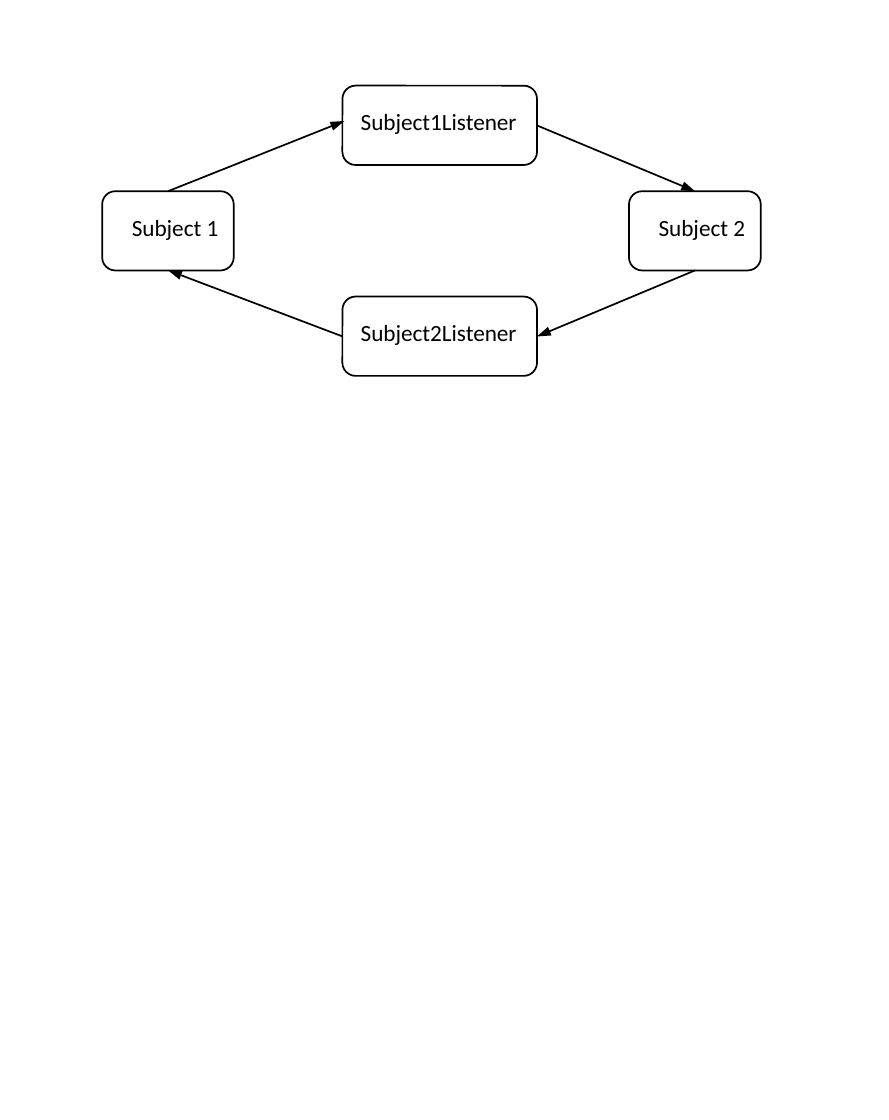
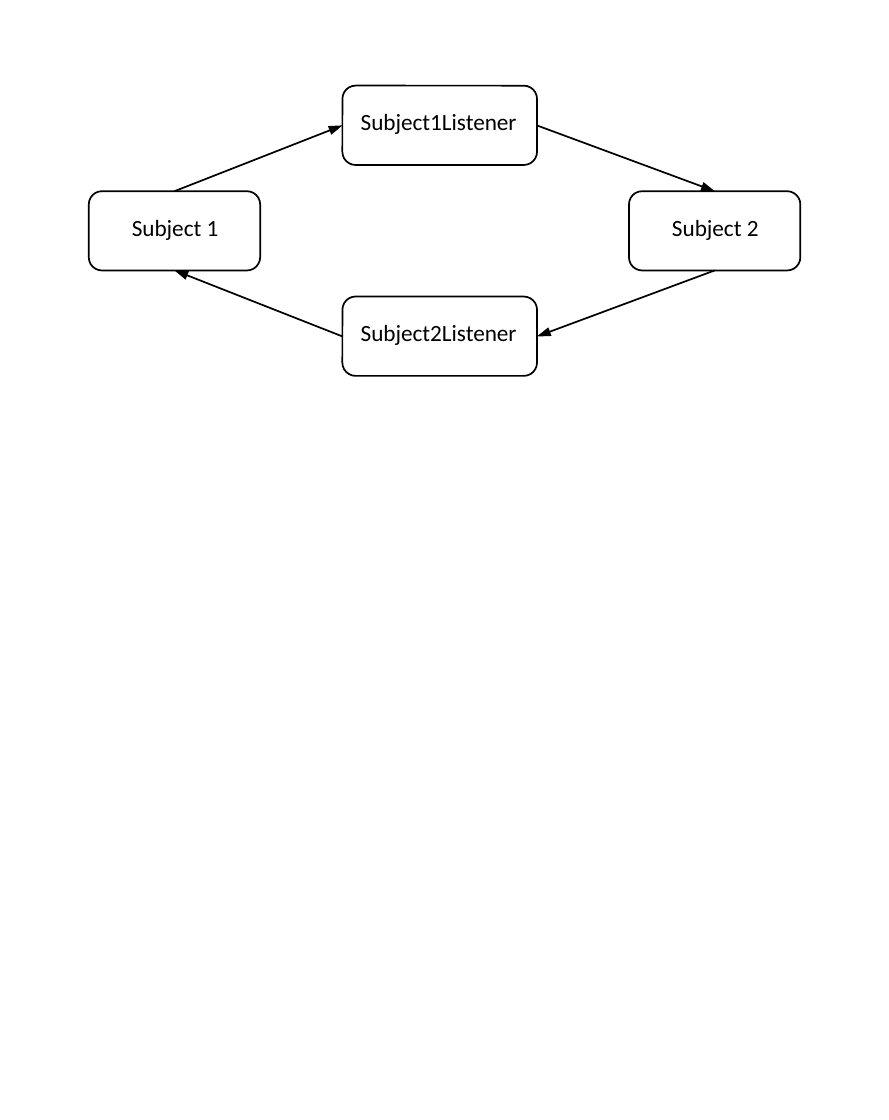
Before and after one commit to uamartins/design-patterns-book, a slide deck: slide 1 of resources/Chapter-24-Observer/ch24-fig04-cyclic-dependencies.ppt. Drawn at 889x1120 pixels with LibreOffice and Linux fonts; fonts in the diff are those of the drawing. Boxes give left, top, right and bottom in pixels: in the first picture for what was removed or moved away, otherwise in the second. Text is boxed around its words. In the diff, an @@ line names an element or a change of style, - is before the commit and + after.

Commit message:
[ch24-Observer] Small change in "cyclic-dependencies"  ppt-figure.

```diff
--- a/resources/Chapter-24-Observer/ch24-fig04-cyclic-dependencies.ppt
+++ b/resources/Chapter-24-Observer/ch24-fig04-cyclic-dependencies.ppt
@@ arrow moved from (167, 191) - (345, 121) to (174, 191) - (343, 126) @@
@@ arrow moved from (537, 126) - (696, 191) to (537, 126) - (715, 191) @@
@@ rounded rectangle: place and size @@
-rounded rectangle at (102,191,234,270)
+rounded rectangle at (89,191,260,270)
@@ rounded rectangle: place and size @@
-rounded rectangle at (629,191,762,270)
+rounded rectangle at (629,191,800,270)
@@ text "Subject 2": place and size @@
-text "Subject 2" at (659,220,745,240)
+text "Subject 2" at (672,220,759,240)
@@ arrow moved from (343, 337) - (167, 271) to (343, 337) - (174, 271) @@
@@ arrow moved from (695, 271) - (537, 337) to (715, 271) - (537, 337) @@
```
